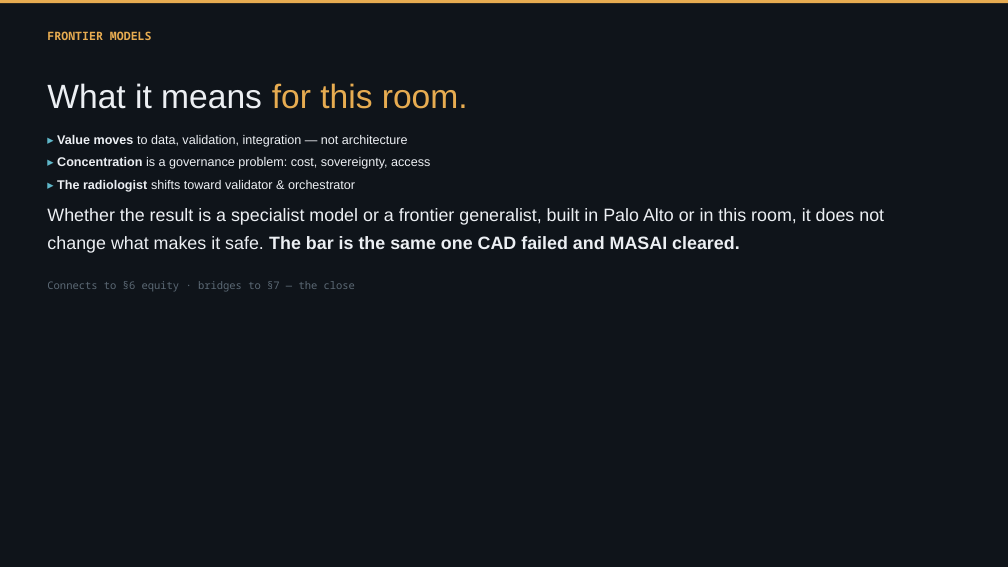
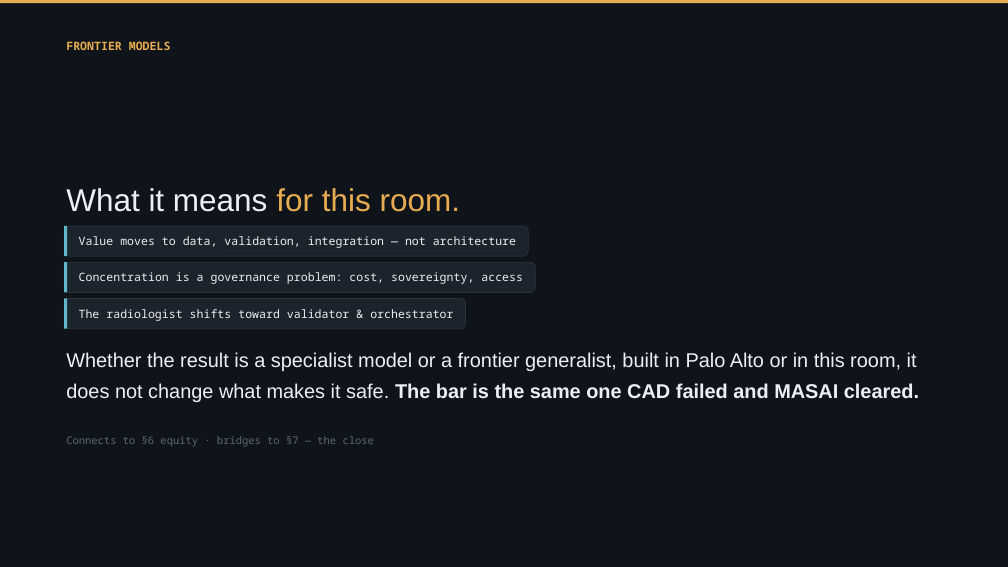
Before and after one commit to Emory-HITI/Mammo, a slide deck: slide 52 of keynote-iwbi-2026/pptx/IWBI2026_Trivedi_FULL_keynote.pptx. Drawn at 1008x567 pixels with LibreOffice and Linux fonts; fonts in the diff are those of the drawing. Boxes give left, top, right and bottom in pixels: in the first picture for what was removed or moved away, otherwise in the second. Text is boxed around its words. In the diff, an @@ line names an element or a change of style, - is before the commit and + after.

```diff
--- a/keynote-iwbi-2026/pptx/IWBI2026_Trivedi_FULL_keynote.pptx
+++ b/keynote-iwbi-2026/pptx/IWBI2026_Trivedi_FULL_keynote.pptx
@@ text "FRONTIER MODELS": place and size @@
-text "FRONTIER MODELS" at <box>47,31,152,40</box>
+text "FRONTIER MODELS" at <box>66,41,171,50</box>
@@ text "FRONTIER MODELS" at <box>66,41,171,50</box>: line spacing 1.14 to 1.28 @@
@@ text "What it means for this ...": place and size @@
-text "What it means for this ..." at <box>47,83,468,109</box>
+text "What it means for this ..." at <box>66,188,460,212</box>
@@ text "What it means for this ..." at <box>66,188,460,212</box>: size 32 to 30 pt @@
@@ rounded rectangle "Value moves to data, validation, ...": place and size @@
-rounded rectangle "Value moves to data, validation, ..." at <box>57,135,408,147</box>
+rounded rectangle "Value moves to data, validation, ..." at <box>64,226,529,256</box>
@@ rectangle added at <box>64,226,67,256</box>, fill #5FB7C9 @@
@@ text in rounded rectangle at <box>79,236,516,248</box>: text changed; size 12 to 11 pt; font Arial to Noto Sans Mono @@
-▸ Value moves to data, validation, integration — not architecture
+Value moves to data, validation, integration — not architecture
@@ rounded rectangle "Concentration is a governance problem: ...": place and size @@
-rounded rectangle "Concentration is a governance problem: ..." at <box>57,157,430,169</box>
+rounded rectangle "Concentration is a governance problem: ..." at <box>64,262,535,293</box>
@@ rectangle added at <box>64,262,67,293</box>, fill #5FB7C9 @@
@@ vertical alignment top to middle; fill none to #1B232D; outline none to #2A333E 0.75 pt in 3 elements at <box>64,226,529,256</box>, <box>64,262,535,293</box>, <box>64,299,466,329</box> @@
@@ rounded rectangle "The radiologist shifts toward validator ...": place and size @@
-rounded rectangle "The radiologist shifts toward validator ..." at <box>57,180,355,192</box>
+rounded rectangle "The radiologist shifts toward validator ..." at <box>64,299,466,329</box>
@@ rectangle added at <box>64,299,67,329</box>, fill #5FB7C9 @@
@@ text in rounded rectangle at <box>79,272,523,284</box>: text changed; size 12 to 11 pt; font Arial to Noto Sans Mono @@
-▸ Concentration is a governance problem: cost, sovereignty, access
+Concentration is a governance problem: cost, sovereignty, access
@@ text in rounded rectangle at <box>79,309,453,321</box>: text changed; size 12 to 11 pt; font Arial to Noto Sans Mono @@
-▸ The radiologist shifts toward validator & orchestrator
+The radiologist shifts toward validator & orchestrator
@@ text "Whether the result is a ...": place and size @@
-text "Whether the result is a ..." at <box>47,208,884,253</box>
+text "Whether the result is a ..." at <box>66,352,919,402</box>
@@ text "Whether the result is a ..." at <box>66,352,919,402</box>: size 17 to 19 pt @@
@@ text "Connects to §6 equity · ...": place and size @@
-text "Connects to §6 equity · ..." at <box>47,281,355,292</box>
+text "Connects to §6 equity · ..." at <box>66,436,374,447</box>
@@ text "Connects to §6 equity · ..." at <box>66,436,374,447</box>: line spacing 1.14 to 1.3 @@
```
Also in this commit, not shown: 57 other slides changed, 1 slide added, 1 slide removed, 14 other files.
